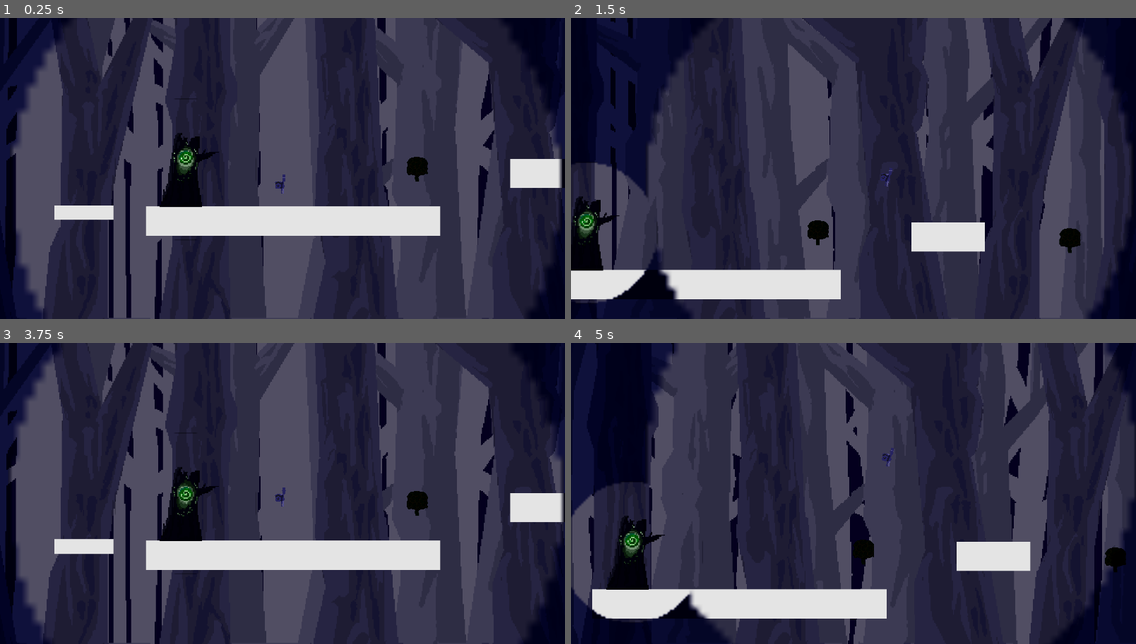
Above: before the commit, frames 1-4 (two rows, left to right).
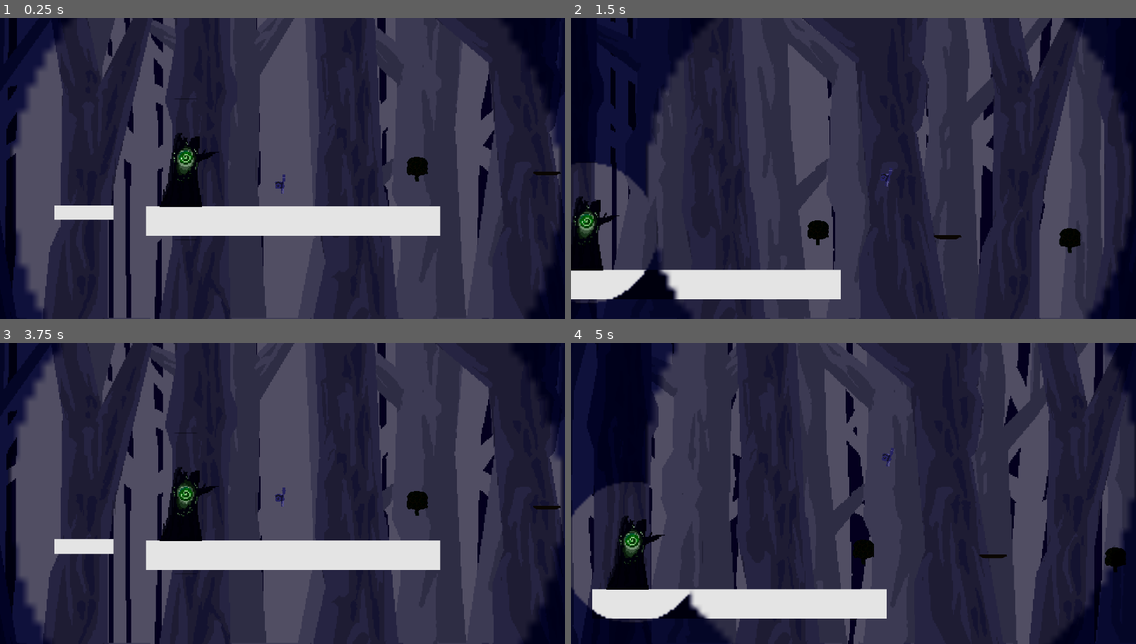
Above: after the commit, the same moments.

Repository: Awesum-Possum/OrbitalGameJam6
Game: Godot game, scene res://initial_scene.tscn
Two runs of this game, one before a commit and one after it. Both use one fixed random seed, a clock stepped at 60 frames per second and the inputs below.
Inputs (mouse positions are in pixels of both pictures, inside the frame that each line leads up to):
- Up to frame 1 (0.25 s): no input
- Up to frame 2 (1.5 s): tap Enter (string_released) at 0.5, 1.35 s; move the mouse to (977, 153) at 0.52 s; hold D (walk_right) from 0.53 s (still down); click (977, 153) at 0.6 s; tap W (jump) at 0.77 s; move the mouse to (740, 183) at 1.27 s
- Up to frame 3 (3.75 s): tap W (jump) at 1.52, 3.02 s; move the mouse to (339, 427) at 2.02 s; release D (walk_right) at 2.03 s; hold A (walk_left) 2.03-2.78 s; click (339, 427) at 2.1 s; move the mouse to (254, 553) at 2.77 s; hold D (walk_right) 2.78-3.5 s; tap Enter (string_released) at 2.85 s; click "Restart" at 3.5 s
- Up to frame 4 (5 s): move the mouse to (1023, 538) at 4.27 s; hold D (walk_right) from 4.28 s (still down); click (1023, 538) at 4.35 s; tap W (jump) at 4.52 s

The runs differ from the first frame. In frame 1, 0.9% of the frame differs, in the area x 90-100%, y 46-57%; in frame 2, 1.3%; in frame 3, 0.9%; in frame 4, 1.3%, in the area x 68-82%, y 66-76%.

Commit message:
FEfsf

Diff:
--- a/falling_platform.tscn
+++ b/falling_platform.tscn
@@ -1,15 +1,13 @@
 [gd_scene load_steps=5 format=3 uid="uid://7v5m3lu6n5lv"]
 
 [ext_resource type="Script" path="res://scripts/falling_platform.gd" id="1_sew12"]
+[ext_resource type="Texture2D" uid="uid://bktphji27ec61" path="res://assets/Platforms.png" id="2_mkddc"]
 
 [sub_resource type="RectangleShape2D" id="RectangleShape2D_fybig"]
-size = Vector2(250, 100)
-
-[sub_resource type="QuadMesh" id="QuadMesh_gacv5"]
-size = Vector2(250, 100)
+size = Vector2(88, 10)
 
 [sub_resource type="RectangleShape2D" id="RectangleShape2D_76pf0"]
-size = Vector2(250, 30)
+size = Vector2(84, 2)
 
 [node name="RigidBody2D" type="RigidBody2D"]
 freeze = true
@@ -18,14 +16,18 @@
 
 [node name="CollisionShape2D" type="CollisionShape2D" parent="."]
 shape = SubResource("RectangleShape2D_fybig")
-
-[node name="MeshInstance2D" type="MeshInstance2D" parent="."]
-mesh = SubResource("QuadMesh_gacv5")
+one_way_collision = true
 
 [node name="Area2D" type="Area2D" parent="."]
 
 [node name="CollisionShape2D" type="CollisionShape2D" parent="Area2D"]
-position = Vector2(0, -50)
+position = Vector2(0, -7)
 shape = SubResource("RectangleShape2D_76pf0")
 
+[node name="Sprite2D" type="Sprite2D" parent="."]
+texture_filter = 1
+texture = ExtResource("2_mkddc")
+region_enabled = true
+region_rect = Rect2(96, 10, 96, 18)
+
 [connection signal="body_entered" from="Area2D" to="." method="_on_body_entered"]
